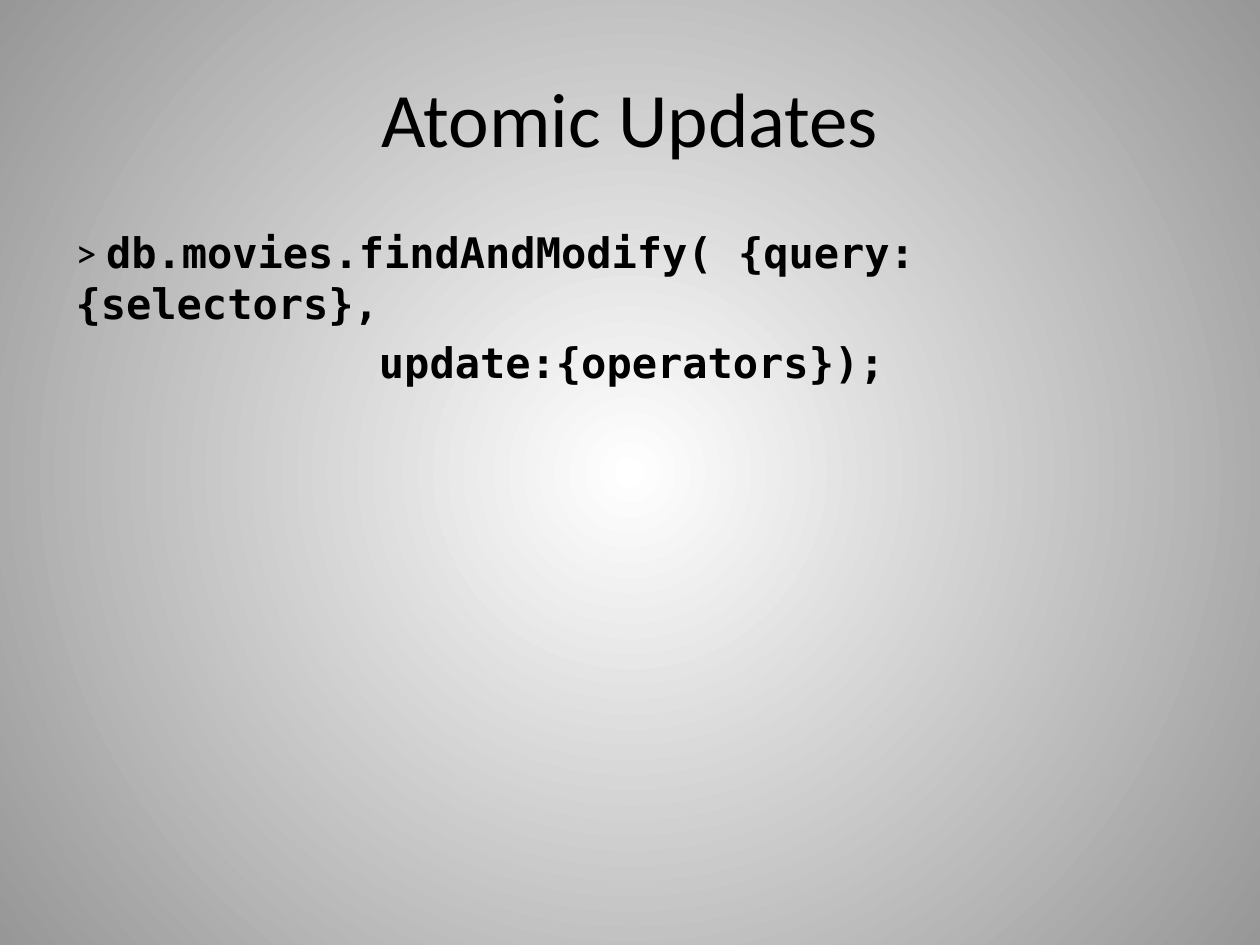
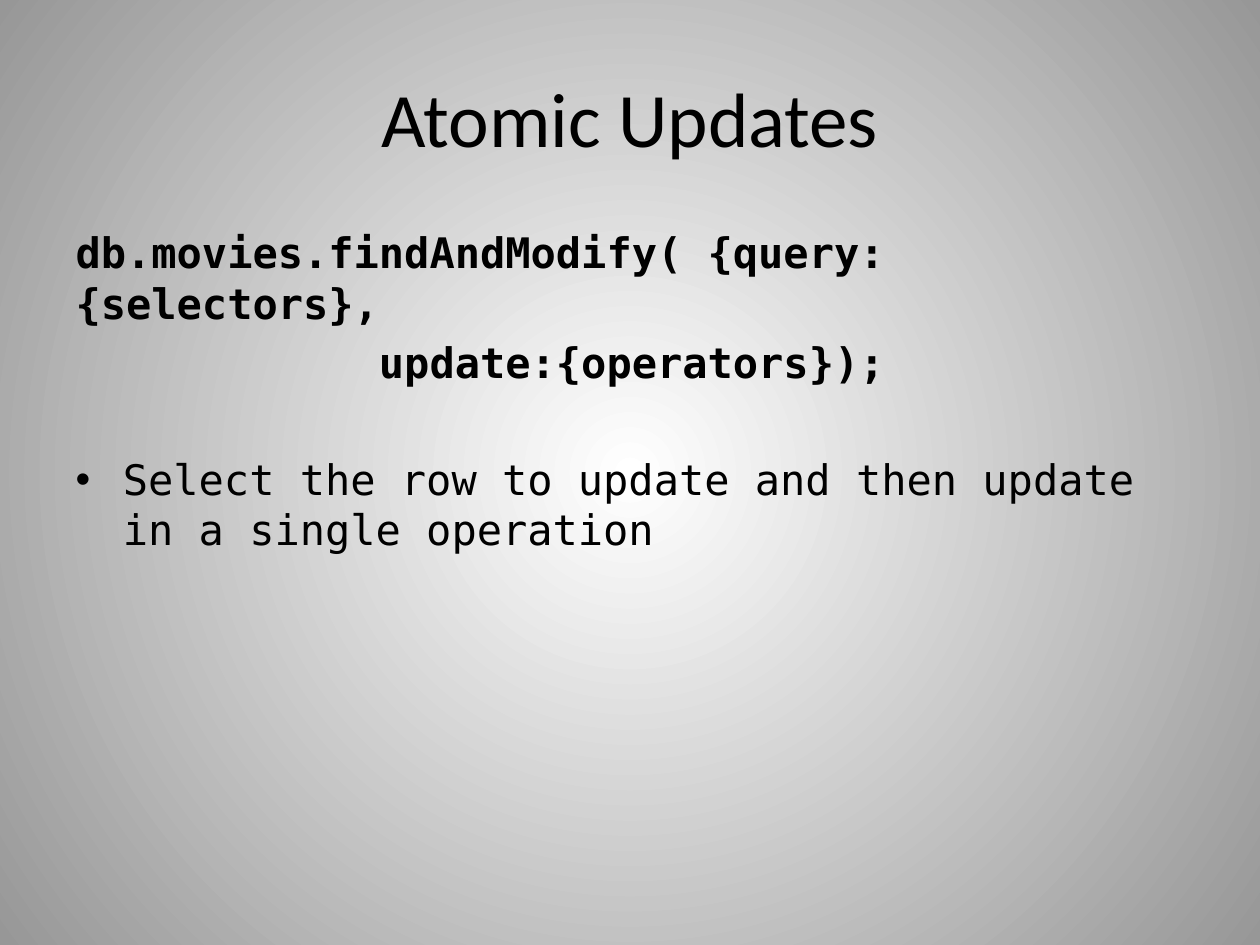
Before and after one commit to dvanvali/mongoDbPresentation, a slide deck: slide 29 of MongoDB.pptx (slide 23 before the commit). Drawn at 1260x945 pixels with LibreOffice and Linux fonts; fonts in the diff are those of the drawing. Boxes give left, top, right and bottom in pixels: in the first picture for what was removed or moved away, otherwise in the second. Text is boxed around its words. In the diff, an @@ line names an element or a change of style, - is before the commit and + after.

```diff
--- a/MongoDB.pptx
+++ b/MongoDB.pptx
@@ text at [76,234,885,326]: text changed @@
-> db.movies.findAndModify( {query: {selectors},
+db.movies.findAndModify( {query: {selectors},
@@ text at [123,463,1134,554]: paragraph added @@
+• Select the row to update and then update in a single operation
```
Also in this commit, not shown: 11 other slides changed, 8 slides added, 2 slides removed.
